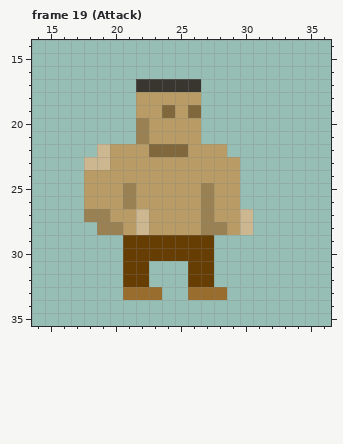
File history of a pixel-art file, HumanBomber.aseprite. The picture above was drawn from the file before the commit.
48x48 pixels, 22 frames. Shown: frame 19 (Attack): x 14..36, y 14..35. The commit also changed other frames, which this record leaves out.
After the commit:
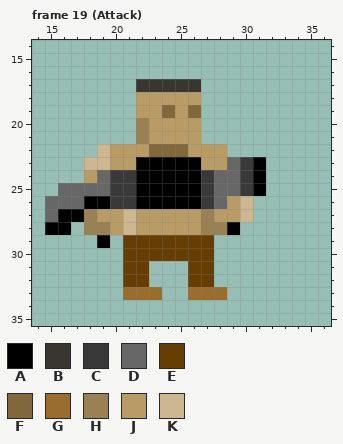
Palette (. is transparent): A #000000  B #393630  C #393939  D #676767  E #663e04  F #80683c  G #996d2d  H #998153  J #b99c65  K #ccb791
Commit: bomber and bomb separate files
The exact change:
--- frame 19 (Attack), layers "weapon", "gob"
@@ x 14..36 @@
 22 .....KJJJFFFJJJ........
-23 ....KKJJJJJJJJJJ.......
-24 ....JJJJJJJJJJJJ.......
-25 ....JJJHJJJJJHJJ.......
-26 ....JJJHJJJJJHJJ.......
-27 ....HHJJKJJJJHJJK......
-28 .....HHJKJJJJHHJK......
-29 .......EEEEEEE.........
+23 ....KKJJAAAAAJJDCA.....
+24 ....JDCCAAAAACDDCA.....
+25 ..DDDDCCAAAAACDDCA.....
+26 .DDDAACCAAAAACDJK......
+27 .DAAHJJKJJJJJHJJK......
+28 .AA.HHJKJJJJJHHA.......
+29 .....A.EEEEEEE.........
 30 .......EEEEEEE.........
Pixel boxes of the changes (left, top, right, bottom) in both pictures:
changed: (45, 157, 266, 248)
